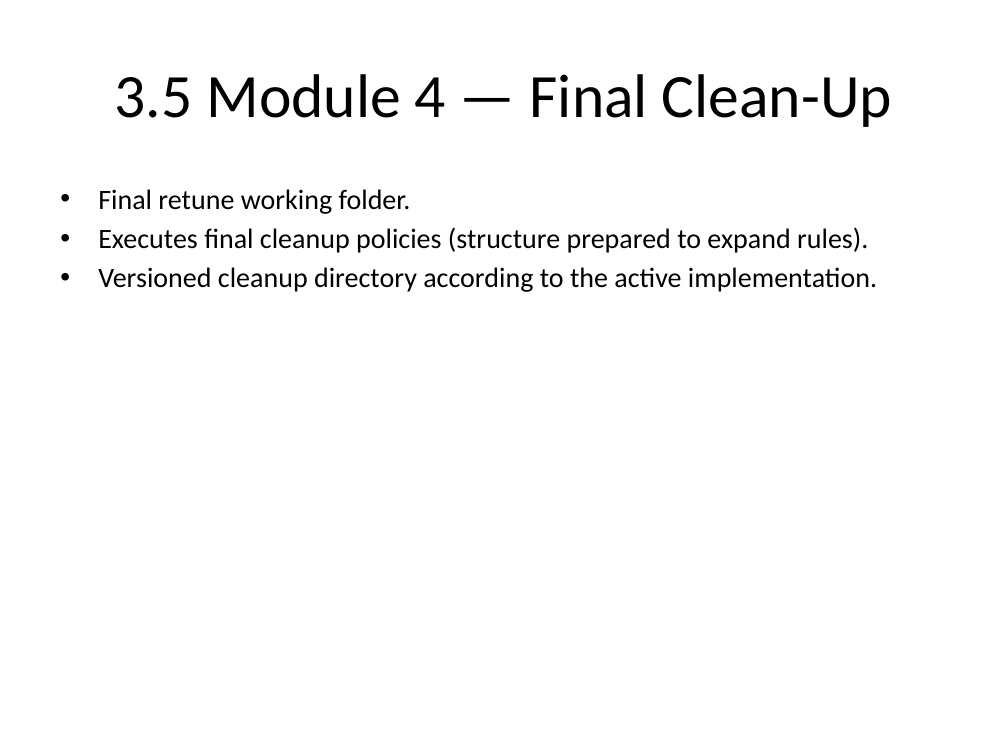
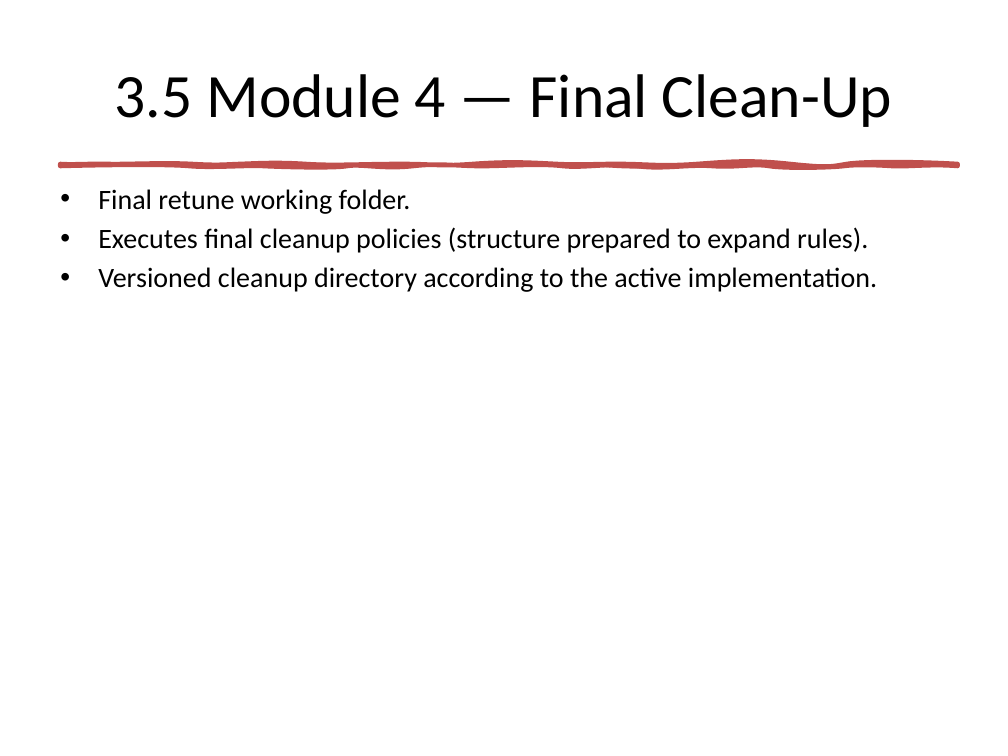
Before and after one commit to jaimetur/SSB_RetuningAutomations, a slide deck: slide 8 of help/SSB-Retuning-Automations-User-Guide-v0.7.1.pptx. Drawn at 1008x756 pixels with LibreOffice and Linux fonts; fonts in the diff are those of the drawing. Boxes give left, top, right and bottom in pixels: in the first picture for what was removed or moved away, otherwise in the second. Text is boxed around its words. In the diff, an @@ line names an element or a change of style, - is before the commit and + after.

```diff
--- a/help/SSB-Retuning-Automations-User-Guide-v0.7.1.pptx
+++ b/help/SSB-Retuning-Automations-User-Guide-v0.7.1.pptx
@@ freeform shape added at (x1=60, y1=164, x2=958, y2=166), fill #C0504D, outline #C0504D 3.25 pt @@
```
Also in this commit, not shown: 6 other slides changed, 4 other files.
